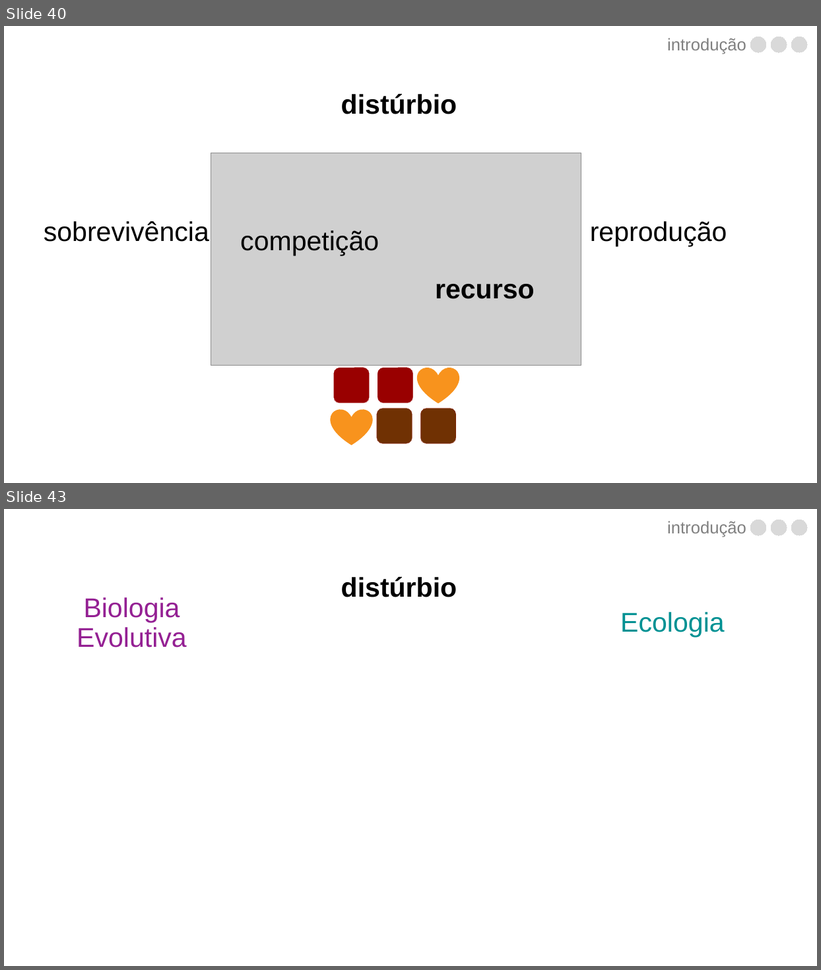
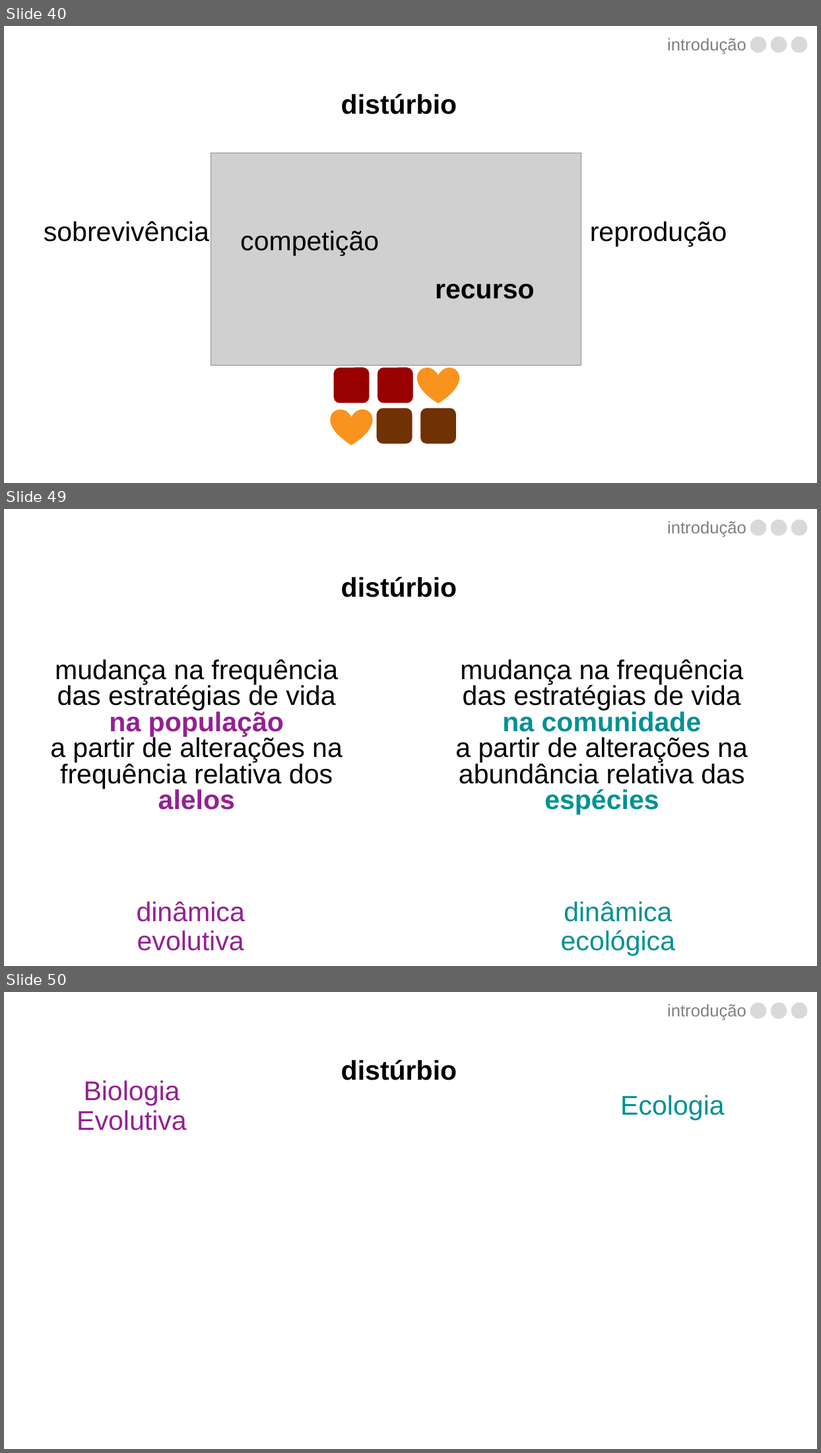
Before and after one commit to luisanovara/dissertacao, a slide deck: DEFESA.pptx. Shown one above the other, each under a label of ours: slides 40 and 43 before the commit, slides 40, 49 and 50 after it; the slides between them are not shown. The pictures are 821x970 and 821x1453 pixels, drawn with LibreOffice and Linux fonts; fonts in the diff are those of the drawing; grey boxes stand for pictures. Boxes give left, top, right and bottom in pixels: in the first picture for what was removed or moved away, otherwise in the second. Text is boxed around its words. In the diff, an @@ line names an element or a change of style, - is before the commit and + after.

```diff
--- a/DEFESA.pptx
+++ b/DEFESA.pptx
@@ slide 49 added at (4, 509, 817, 966), background #FFFFFF @@
@@ text added at (667, 521, 746, 537), 20 pt, text #808080 @@
+introdução
@@ freeform shape added at (750, 520, 766, 536), fill #D9D9D9, outline #D9D9D9 0 pt @@
@@ freeform shape added at (772, 520, 787, 536), fill #D9D9D9, outline #D9D9D9 0 pt @@
@@ freeform shape added at (791, 520, 807, 536), fill #D9D9D9, outline #D9D9D9 0 pt @@
@@ text added at (341, 577, 457, 597), 32 pt, text #000000, bold @@
+distúrbio
@@ text added at (50, 659, 343, 810), 32 pt, text #000000 @@
+mudança na frequência das estratégias de vida
+na população
+a partir de alterações na frequência relativa dos alelos
@@ text added at (455, 659, 748, 815), 32 pt, text #000000 @@
+mudança na frequência das estratégias de vida
+na comunidade
+a partir de alterações na abundância relativa das espécies
@@ text added at (137, 902, 245, 951), 32 pt, text #942093 @@
+dinâmica evolutiva
@@ text added at (561, 902, 675, 956), 32 pt, text #009193 @@
+dinâmica ecológica
@@ what was slide 43 is now slide 50 @@
```
Also in this commit, not shown: 2 slides changed, 6 other slides added.
